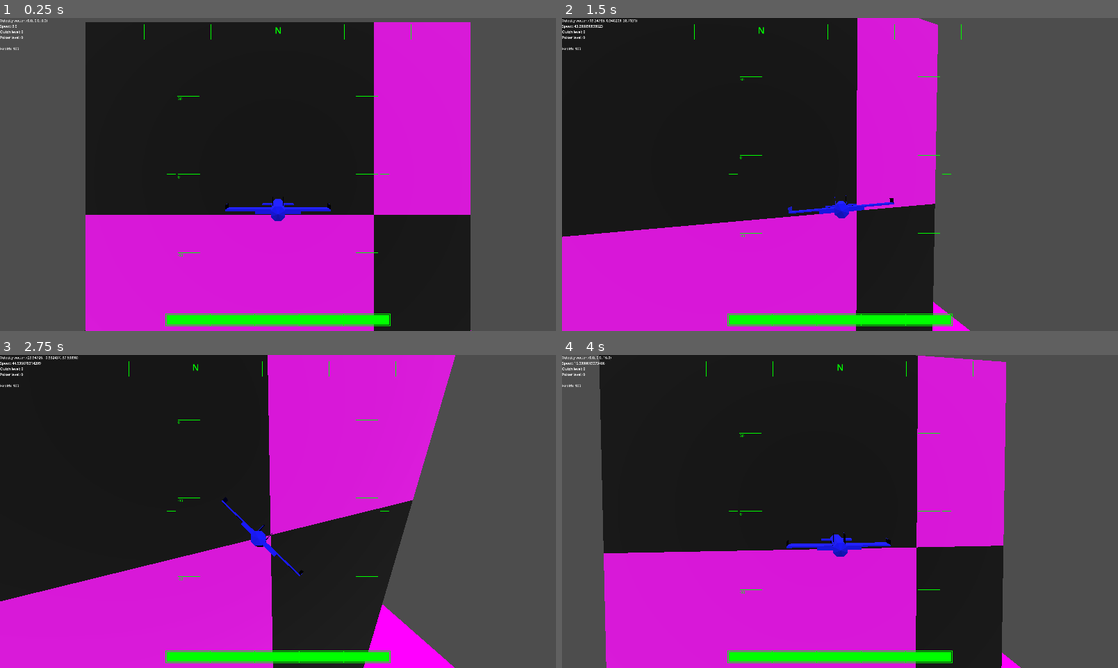
Above: before the commit, frames 1-4 (two rows, left to right).
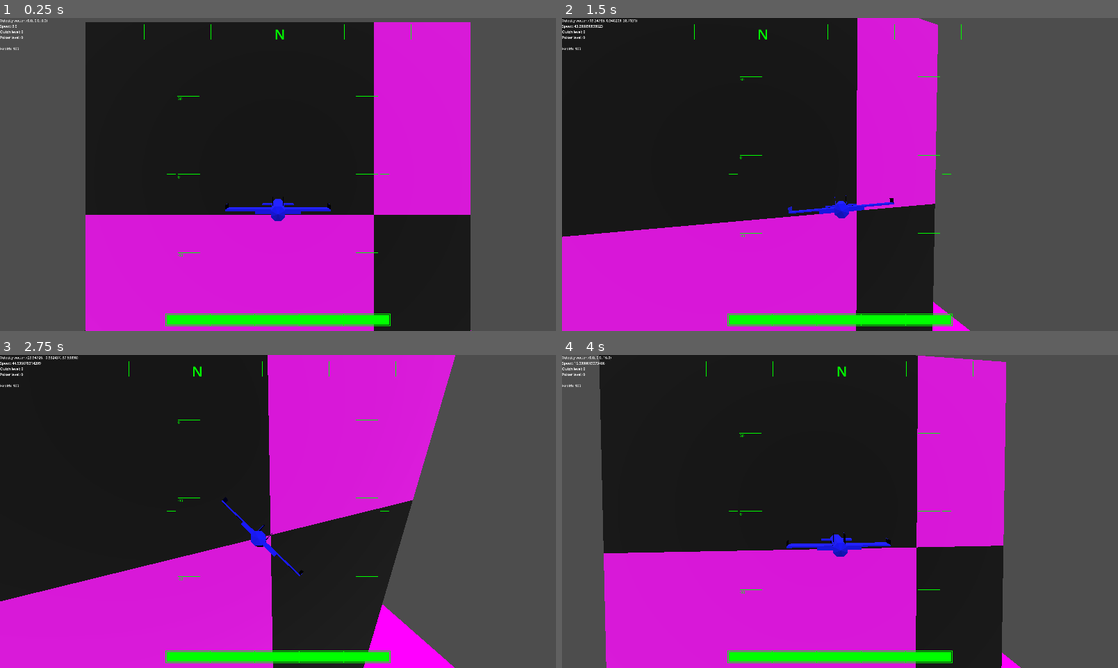
Above: after the commit, the same moments.

Repository: voidstarjms/shimmer
Game: Godot game, scene res://main.tscn
Same seed, same stepped clock (60 frames per second), same inputs: the game is played once before the commit and once after it.
Inputs:
- Up to frame 1 (0.25 s): no input
- Up to frame 2 (1.5 s): tap Enter at 0.5 s; hold E (strafe_right) 0.53-1.28 s; tap Space (dash) at 0.6 s; hold I (pitch_down) from 1.28 s (still down); tap A (roll_ccw) at 1.35 s
- Up to frame 3 (2.75 s): release I (pitch_down) at 2.03 s; hold E (strafe_right) from 2.03 s (still down); hold D (roll_cw) from 2.03 s (still down)
- Up to frame 4 (4 s): release E (strafe_right) at 2.78 s; release D (roll_cw) at 2.78 s; hold K (pitch_up) 2.78-3.53 s; tap Shift at 2.85 s; hold Q (strafe_left) from 3.53 s (still down); tap Space (dash) at 3.6 s

The runs differ from the first frame. In frame 1, less than 0.1% of the frame differs, in the area x 49-52%, y 2-7%; in frame 2, less than 0.1%; in frame 3, less than 0.1%; in frame 4, less than 0.1%.

Commit message:
Fixed heading indicator cardinal marker scaling

Diff:
--- a/gui.gd
+++ b/gui.gd
@@ -28,6 +28,7 @@
 				continue
 
 			i.add_theme_font_size_override("font_size", scaled_size)
+			i.add_theme_font_size_override("normal_font_size", scaled_size)
 
 class PitchLadder extends TextScalable:
 	var position
@@ -115,19 +116,19 @@
 		pos = p
 		sz = s
 		subdivision_count = subdiv_count
-		base_font_size = base_fnt_sz
+		base_font_size = 1
 
 		label_list = Array()
 		for i in 4:
 			var label = RichTextLabel.new()
 			label.text = compass_rose[i]
 			label.theme = Theme.new()
-			label.horizontal_alignment = HORIZONTAL_ALIGNMENT_LEFT
-			label.vertical_alignment = VERTICAL_ALIGNMENT_CENTER
-			label.size = Vector2(base_fnt_sz, 1.4 * base_fnt_sz)
+			label.horizontal_alignment = HORIZONTAL_ALIGNMENT_CENTER
+			label.vertical_alignment = VERTICAL_ALIGNMENT_TOP
+			label.size = Vector2(base_fnt_sz, 1.5 * base_fnt_sz)
 			if i == 0:
 				base_label_size = label.size
-			label.add_theme_font_size_override("normal_font_size", 40)
+			label.add_theme_font_size_override("normal_font_size", base_font_size)
 			label.add_theme_color_override("default_color", color)
 			label_list.append(label)
 			add_child(label)
@@ -154,9 +155,11 @@
 
 			if i % subdivision_count == 0:
 				ret_arr.append(null)
-				var current_compass_text = label_list[(i / subdivision_count) % 4]
+				var current_compass_text : RichTextLabel = label_list[(i / subdivision_count) % 4]
 				current_compass_text.visible = true
-				current_compass_text.position = Vector2(wx / 2, py) + marker_horiz_offset - Vector2((current_compass_text.size.x - 10) / 2, 0)
+				var fnt_size = current_compass_text.get_theme_font_size("normal_font_size")
+				current_compass_text.size = Vector2(fnt_size, fnt_size * 1.5)
+				current_compass_text.position = Vector2(wx / 2, py) + marker_horiz_offset - Vector2((0.75 * current_compass_text.size.x) / 2, 0)
 			else:
 				ret_arr.append([Vector2(wx / 2, py) + marker_horiz_offset, Vector2(wx / 2, py + sy) + marker_horiz_offset])
 
